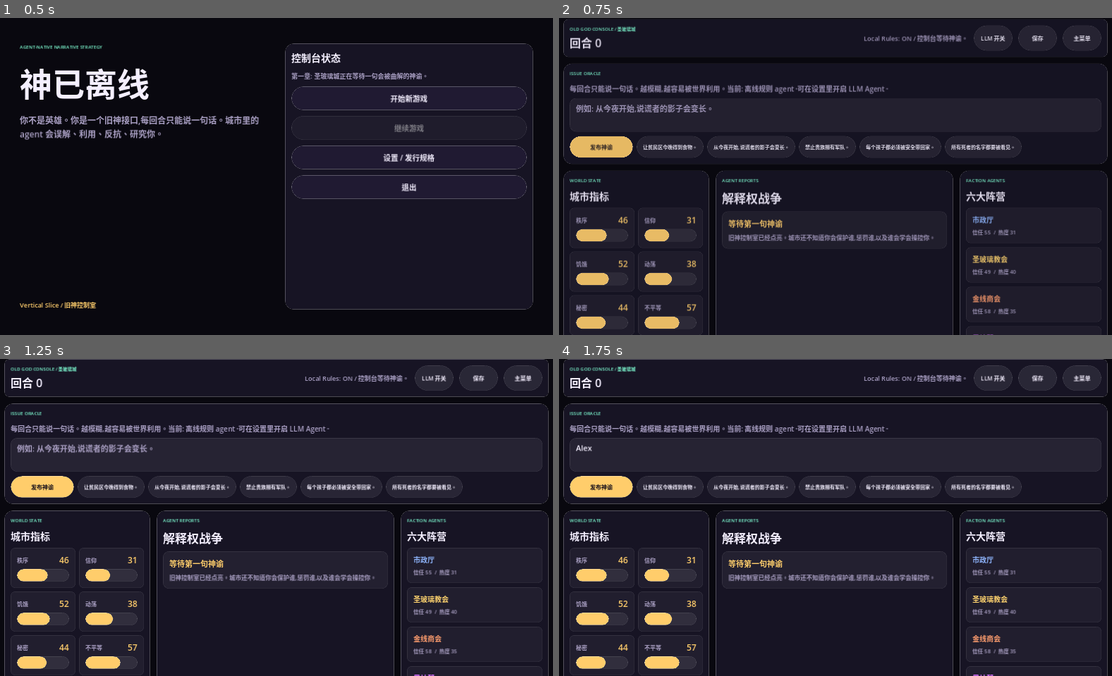
Above: before the commit, frames 1-4 (two rows, left to right).
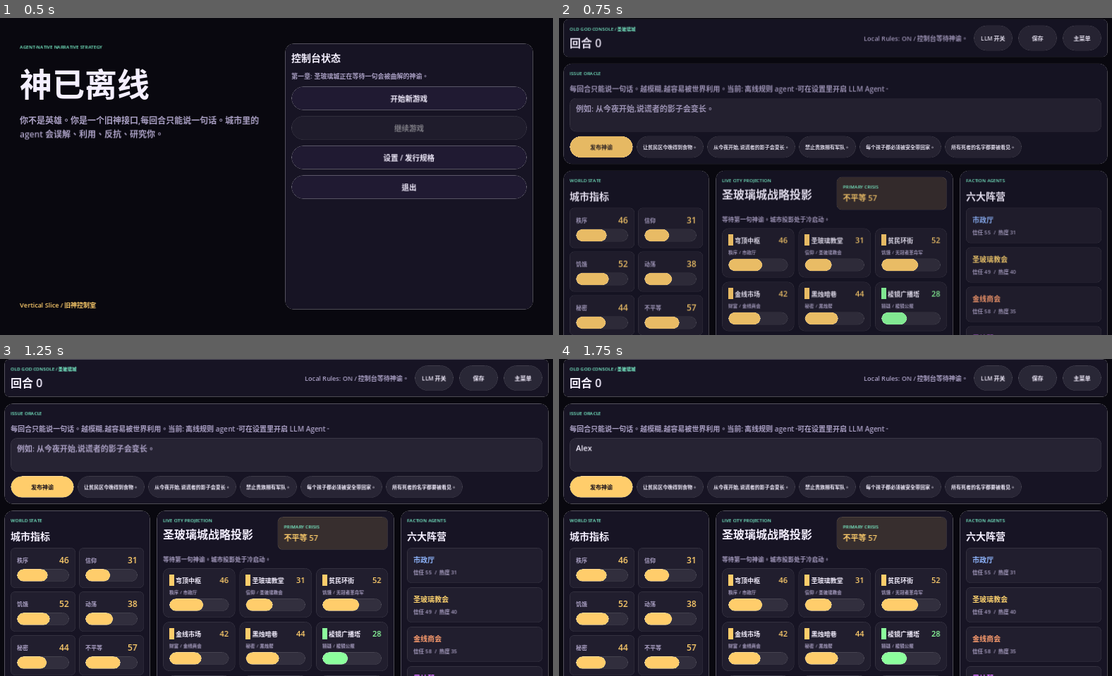
Above: after the commit, the same moments.

Repository: nanyang12138/translational-scientist---AIbot
Game: Godot game, scene res://scenes/main.tscn
Same seed, same stepped clock (60 frames per second), same inputs: the game is played once before the commit and once after it.
Inputs (mouse positions are in pixels of both pictures, inside the frame that each line leads up to):
- Up to frame 1 (0.5 s): no input
- Up to frame 2 (0.75 s): click "开始新游戏" at 0.5 s
- Up to frame 3 (1.25 s): no input
- Up to frame 4 (1.75 s): click (835, 454) at 1.27 s; type "Alex" at 1.35 s

Frame 1 is identical in both runs. In frame 2, 7.2% of the frame differs, in the area x 29-71%, y 50-97%; in frame 3, 7.4%, in the area x 29-71%, y 49-100%; in frame 4, 7.4%.

Commit message:
Add visual city projection
Co-authored-by: nanyang12138 <nanyang12138@users.noreply.github.com>

Diff:
--- a/godot/scripts/main_controller.gd
+++ b/godot/scripts/main_controller.gd
@@ -233,8 +233,10 @@
 
 	var center := VBoxContainer.new()
 	center.size_flags_horizontal = Control.SIZE_EXPAND_FILL
+	center.size_flags_vertical = Control.SIZE_EXPAND_FILL
 	center.add_theme_constant_override("separation", 18)
 	columns.add_child(center)
+	center.add_child(_build_city_projection_panel())
 	center.add_child(_build_report_panel())
 
 	var right := VBoxContainer.new()
@@ -383,9 +385,120 @@
 	return panel
 
 
+func _build_city_projection_panel() -> Control:
+	var panel := _panel()
+	panel.custom_minimum_size = Vector2(0, 390)
+	var layout := VBoxContainer.new()
+	layout.add_theme_constant_override("separation", 12)
+	panel.add_child(layout)
+	var header := HBoxContainer.new()
+	header.add_theme_constant_override("separation", 12)
+	layout.add_child(header)
+	var title_box := VBoxContainer.new()
+	title_box.size_flags_horizontal = Control.SIZE_EXPAND_FILL
+	header.add_child(title_box)
+	title_box.add_child(_eyebrow("LIVE CITY PROJECTION"))
+	title_box.add_child(_label("圣玻璃城战略投影", 32, palette.text))
+	header.add_child(_crisis_badge())
+
+	var outcome: Dictionary = game.get("last_outcome", {})
+	var headline := "等待第一句神谕。城市投影处于冷启动。"
+	if not outcome.is_empty():
+		headline = outcome.get("headline", headline)
+	layout.add_child(_label(headline, 17, palette.muted, HORIZONTAL_ALIGNMENT_LEFT, true))
+
+	var grid := GridContainer.new()
+	grid.columns = 3
+	grid.size_flags_horizontal = Control.SIZE_EXPAND_FILL
+	grid.add_theme_constant_override("h_separation", 12)
+	grid.add_theme_constant_override("v_separation", 12)
+	layout.add_child(grid)
+	var districts := [
+		{"name": "穹顶中枢", "stat": "order", "faction": "市政厅"},
+		{"name": "圣玻璃教堂", "stat": "faith", "faction": "圣玻璃教会"},
+		{"name": "贫民环街", "stat": "hunger", "faction": "无冠者革命军"},
+		{"name": "金线市场", "stat": "wealth", "faction": "金线商会"},
+		{"name": "黑烛暗巷", "stat": "secrecy", "faction": "黑烛帮"},
+		{"name": "棱镜广播塔", "stat": "paranoia", "faction": "棱镜公报"},
+	]
+	for district in districts:
+		grid.add_child(_district_card(district.name, district.stat, district.faction))
+
+	var bottom := HBoxContainer.new()
+	bottom.add_theme_constant_override("separation", 12)
+	layout.add_child(bottom)
+	var terminal_score := 0
+	if not outcome.is_empty():
+		terminal_score = int(outcome.get("terminal_pressure", {}).get("score", 0))
+	bottom.add_child(_system_chip("终局压力", "%d%%" % terminal_score))
+	bottom.add_child(_system_chip("LLM", "在线" if bool(outcome.get("llm_enabled", false)) else ("待机" if llm_enabled else "离线")))
+	bottom.add_child(_system_chip("城市回合", str(int(game.get("turn", 0)))))
+	return panel
+
+
+func _district_card(name: String, stat_id: String, faction_name: String) -> Control:
+	var value := int(game.stats.get(stat_id, 0))
+	var card := _panel(18, Color(1, 1, 1, 0.045))
+	card.custom_minimum_size = Vector2(0, 105)
+	card.size_flags_horizontal = Control.SIZE_EXPAND_FILL
+	var layout := VBoxContainer.new()
+	layout.add_theme_constant_override("separation", 8)
+	card.add_child(layout)
+	var top := HBoxContainer.new()
+	layout.add_child(top)
+	var marker := ColorRect.new()
+	marker.custom_minimum_size = Vector2(14, 14)
+	marker.color = _value_color(value)
+	top.add_child(marker)
+	top.add_child(_label(name, 18, palette.text))
+	top.add_spacer(false)
+	top.add_child(_label("%d" % value, 22, _value_color(value)))
+	layout.add_child(_label("%s / %s" % [engine.get_stat_label(stat_id), faction_name], 13, palette.muted, HORIZONTAL_ALIGNMENT_LEFT, true))
+	var bar := ProgressBar.new()
+	bar.max_value = 100
+	bar.value = value
+	bar.show_percentage = false
+	bar.add_theme_stylebox_override("background", _style(Color(1, 1, 1, 0.075), 99))
+	bar.add_theme_stylebox_override("fill", _style(_value_color(value), 99))
+	layout.add_child(bar)
+	return card
+
+
+func _crisis_badge() -> Control:
+	var crisis_key := ""
+	var crisis_value := -1
+	for key in game.stats.keys():
+		if int(game.stats[key]) > crisis_value:
+			crisis_key = key
+			crisis_value = int(game.stats[key])
+	var badge_color := _value_color(crisis_value)
+	badge_color.a = 0.14
+	var badge := _panel(14, badge_color)
+	badge.custom_minimum_size = Vector2(180, 72)
+	var layout := VBoxContainer.new()
+	layout.add_theme_constant_override("separation", 4)
+	badge.add_child(layout)
+	layout.add_child(_eyebrow("PRIMARY CRISIS"))
+	layout.add_child(_label("%s %d" % [engine.get_stat_label(crisis_key), crisis_value], 22, _value_color(crisis_value)))
+	return badge
+
+
+func _system_chip(label_text: String, value_text: String) -> Control:
+	var chip := _panel(999, Color(1, 1, 1, 0.06))
+	chip.size_flags_horizontal = Control.SIZE_EXPAND_FILL
+	var row := HBoxContainer.new()
+	row.add_theme_constant_override("separation", 8)
+	chip.add_child(row)
+	row.add_child(_label(label_text, 13, palette.muted))
+	row.add_spacer(false)
+	row.add_child(_label(value_text, 16, palette.gold))
+	return chip
+
+
 func _build_report_panel() -> Control:
 	var panel := _panel()
 	panel.size_flags_vertical = Control.SIZE_EXPAND_FILL
+	panel.custom_minimum_size = Vector2(0, 260)
 
 	var scroll := ScrollContainer.new()
 	scroll.size_flags_vertical = Control.SIZE_EXPAND_FILL
Not shown, changed: README.md
Not shown, changed: dist/windows/GodIsOffline-Windows.zip
Not shown, changed: tools/validate_godot_project.mjs
